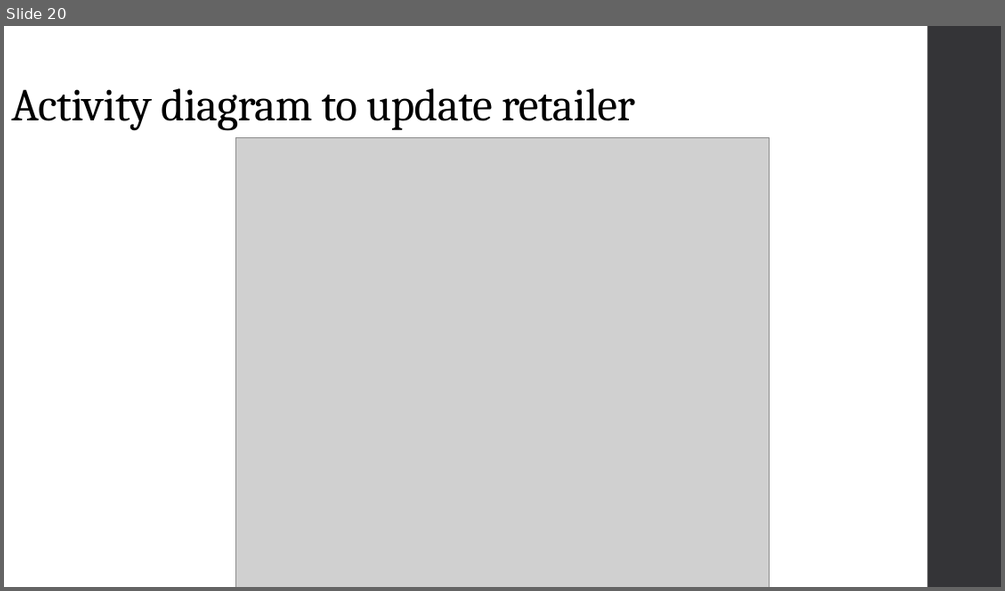
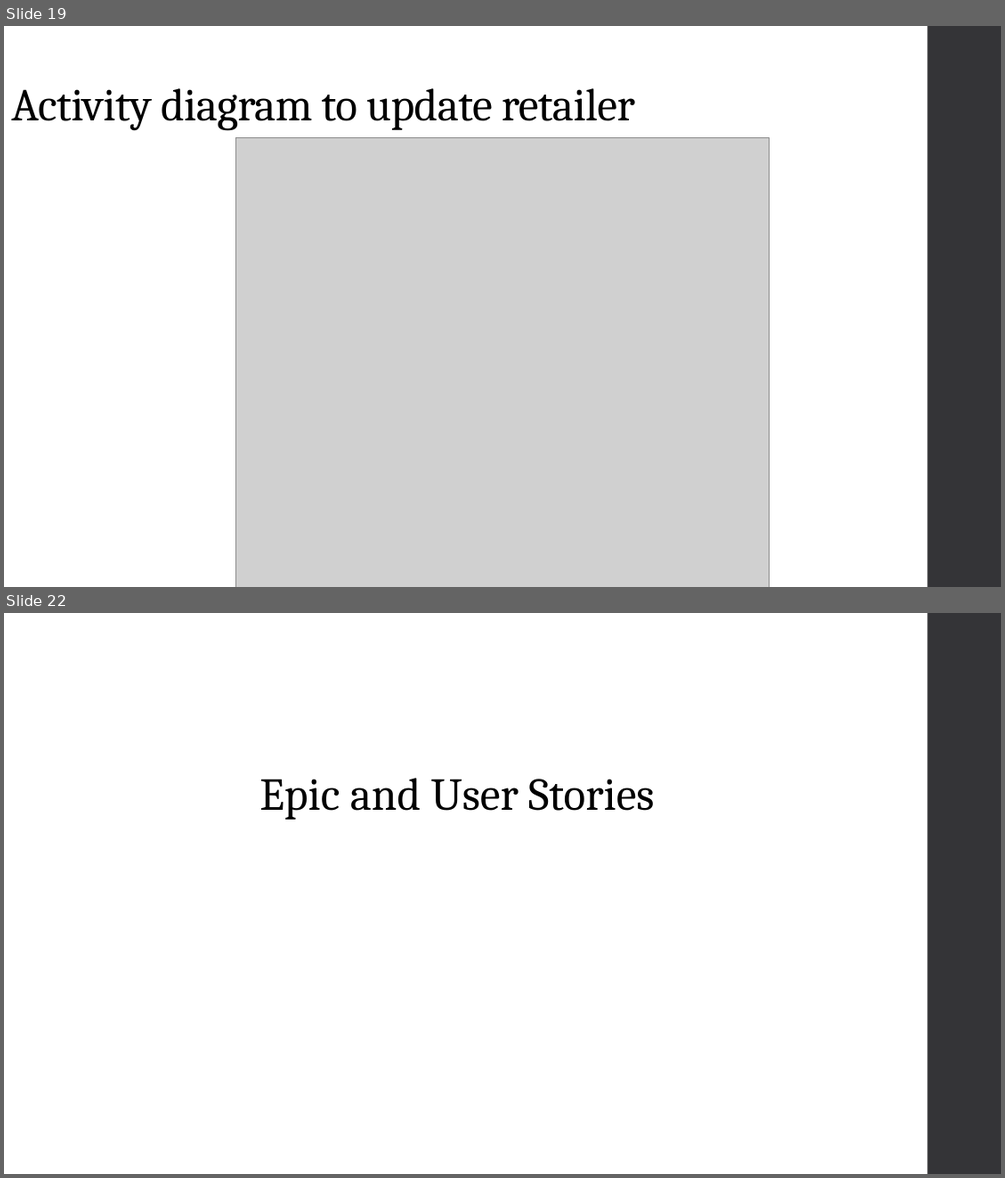
Before and after one commit to gitbestsou/Great-Outdoors, a slide deck: GreatOutdoors-Team A.pptx. Shown one above the other, each under a label of ours: slide 20 before the commit, slides 19 and 22 after it; the slides between them are not shown. The pictures are 1005x591 and 1005x1178 pixels, drawn with LibreOffice and Linux fonts; fonts in the diff are those of the drawing; grey boxes stand for pictures. Boxes give left, top, right and bottom in pixels: in the first picture for what was removed or moved away, otherwise in the second. Text is boxed around its words. In the diff, an @@ line names an element or a change of style, - is before the commit and + after.

```diff
--- a/GreatOutdoors-Team A.pptx
+++ b/GreatOutdoors-Team A.pptx
@@ slide 22 added at (x1=4, y1=613, x2=1001, y2=1174), background #FFFFFF; not listed: 1 template element that a slide beside it also shows @@
@@ text added at (x1=259, y1=778, x2=654, y2=819), 44 pt, text #000000 @@
+Epic and User Stories
@@ what was slide 20 is now slide 19 @@
```
Also in this commit, not shown: 12 other slides added.
